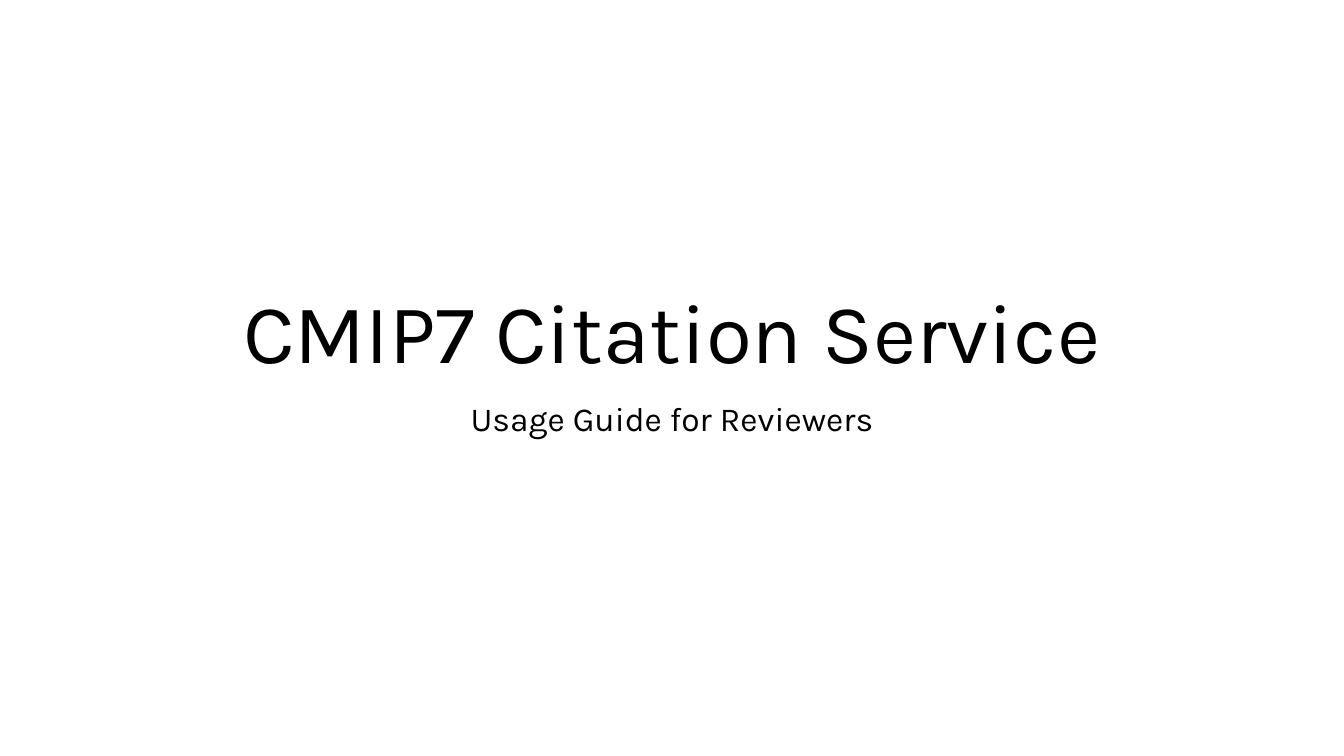
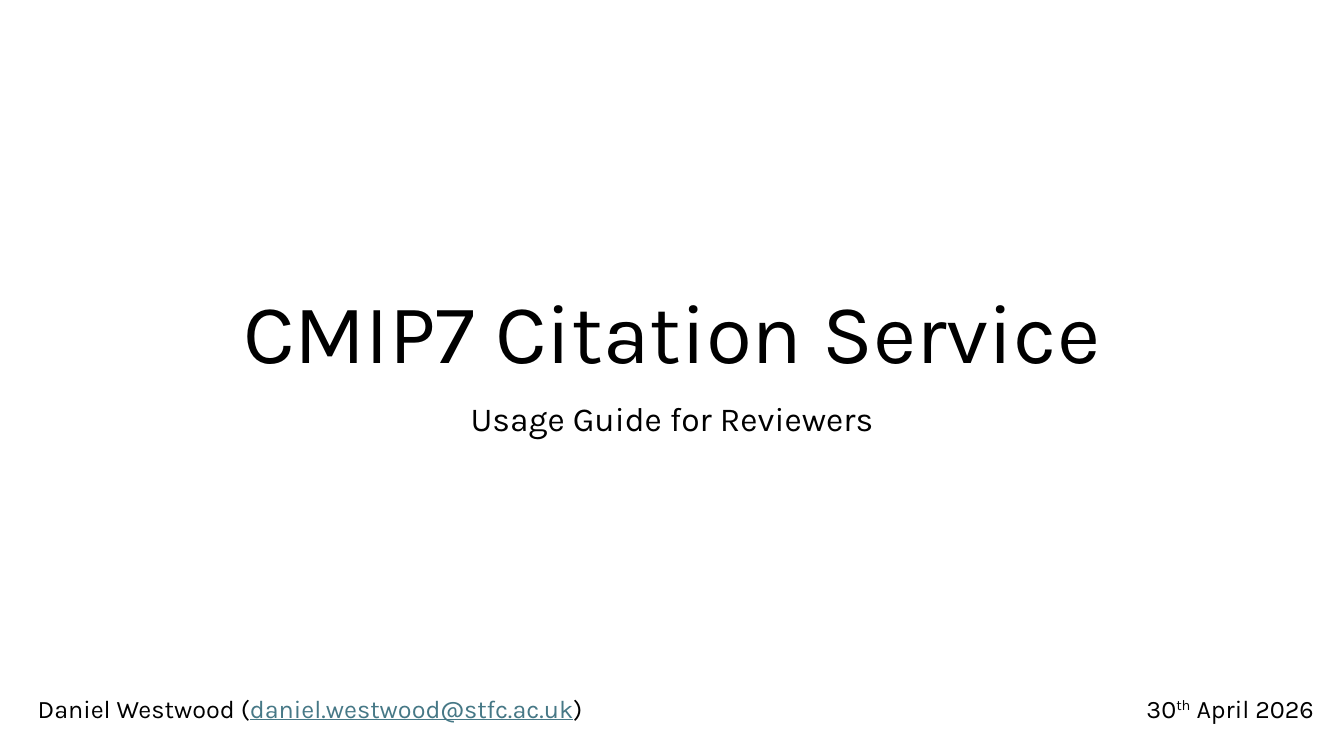
Before and after one commit to cedadev/cmip7-citation-service, a slide deck: slide 1 of docs/CitationReviewerGuide.pptx. Drawn at 1344x756 pixels with LibreOffice and Linux fonts; fonts in the diff are those of the drawing. Boxes give left, top, right and bottom in pixels: in the first picture for what was removed or moved away, otherwise in the second. Text is boxed around its words. In the diff, an @@ line names an element or a change of style, - is before the commit and + after.

```diff
--- a/docs/CitationReviewerGuide.pptx
+++ b/docs/CitationReviewerGuide.pptx
@@ text added at (x1=38, y1=700, x2=1314, y2=724), 18 pt, text #000000 @@
+Daniel Westwood (daniel.westwood@stfc.ac.uk) 30th April 2026
```
Also in this commit, not shown: 2 other files.
